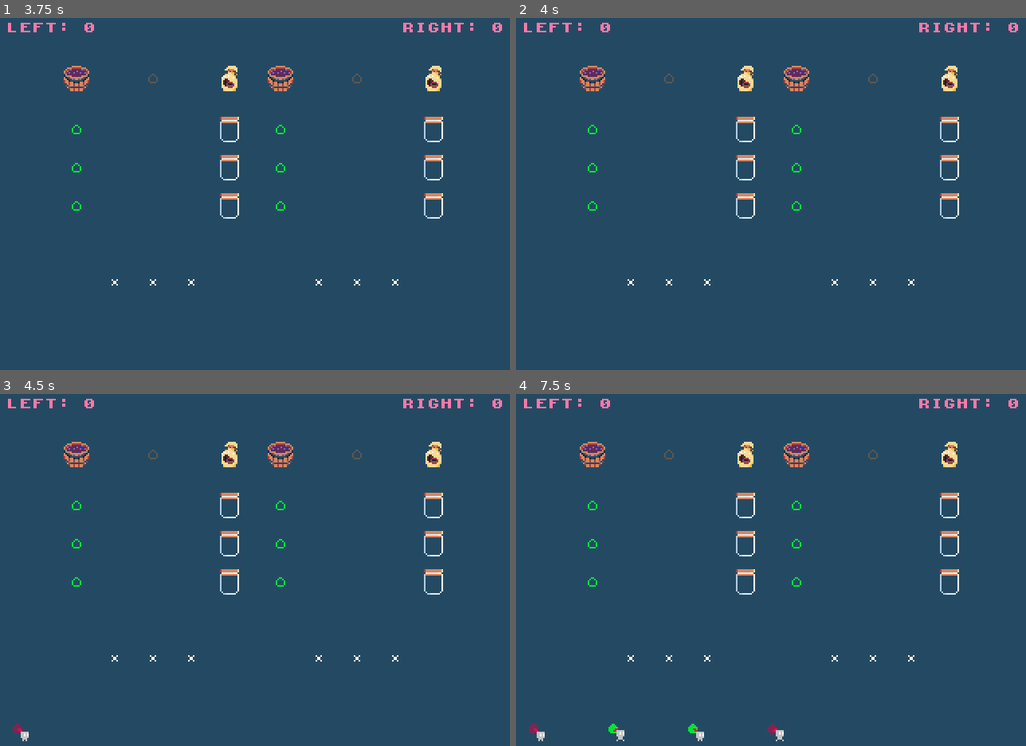
Above: before the commit, frames 1-4 (two rows, left to right).
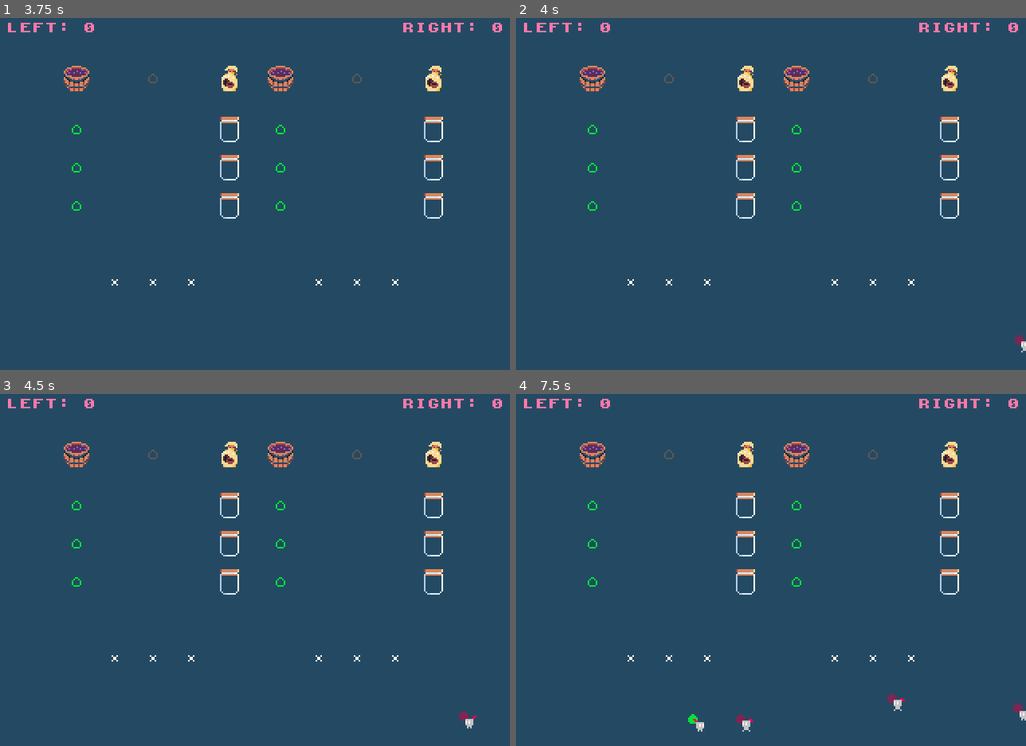
Above: after the commit, the same moments.

Repository: nikolawhallon/over-brewed
Game: Godot game, scene res://scenes/arena.tscn
Same seed, same stepped clock (60 frames per second), same inputs: the game is played once before the commit and once after it. This scene is started directly instead of the project's main scene.
Inputs:
- Up to frame 1 (3.75 s): tap Enter at 0.5, 2, 3.5 s; hold Right 0.53-1.28 s; tap C (connect) at 0.6, 1.35, 2.3, 3.05 s; tap Space at 1.25, 2.75 s; hold Down 1.28-2.03 s; hold Right 2.03-2.78 s; tap T (host_2p) at 2.1 s; hold Up 2.78-3.53 s; tap F (host_4p) at 2.85 s; hold Left from 3.53 s (still down); tap L (leave) at 3.6 s
- Up to frame 2 (4 s): keep holding Left; tap C (connect) at 3.8 s
- Up to frame 3 (4.5 s): keep holding Left; tap 2 (queue_2p) at 4.35 s
- Up to frame 4 (7.5 s): tap C (connect) at 4.55, 5.3, 6.05, 6.6, 7.35 s; release Left at 5.03 s; hold Down 5.03-5.78 s; tap 4 (queue_4p) at 5.1 s; hold Right 5.78-6.53 s; tap S (solo) at 5.85 s; hold Up 6.53-7.28 s; hold Right from 7.28 s (still down)

Frame 1 is identical in both runs. In frame 2, less than 0.1% of the frame differs, in the area x 97-100%, y 90-96%; in frame 3, 0.2%; in frame 4, 0.6%, in the area x 2-100%, y 85-99%.
Error in both runs: Attempt to call function 'get_peer_ids_for_match' in base 'null instance' on a null instance. (res://scenes/helpers/match_visibility.gd:14)

Commit message:
using spawn areas

Diff:
--- a/scenes/arena.gd
+++ b/scenes/arena.gd
@@ -59,9 +59,16 @@
 
 	var customer = load("res://scenes/customer.tscn").instantiate()
 	var desire = "coffee"
+	var spawn_area = $LeftCustomerSpawnArea
+	var target_area = $RightCustomerSpawnArea
 	if randf() > 0.5:
 		desire = "wine"
-	customer.init(Vector2(-320, 96), Vector2(640, 96), desire)
+	if randf() > 0.5:
+		spawn_area = $RightCustomerSpawnArea
+		target_area = $LeftCustomerSpawnArea
+	var initial_global_position = spawn_area.get_random_position()
+	var target = target_area.get_random_position()
+	customer.init(initial_global_position, spawn_area.get_path(), target, desire)
 	$Replicated.add_child(customer, true)
 
 func _on_left_cafe_customer_left(served) -> void:
@@ -109,6 +116,14 @@
 	if len(power_ups) > 0:
 		return
 
+	var spawn_area = $LeftMailmanSpawnArea
+	var target_area = $RightMailmanSpawnArea
+	if randf() > 0.5:
+		spawn_area = $RightMailmanSpawnArea
+		target_area = $LeftMailmanSpawnArea
+	var initial_global_position = spawn_area.get_random_position()
+	var target = target_area.get_random_position()
+
 	var mailman = load("res://scenes/mailman.tscn").instantiate()
-	mailman.init(Vector2(-320, -104), Vector2(640, -104))
+	mailman.init(initial_global_position, spawn_area.get_path(), target)
 	$Replicated.add_child(mailman, true)
--- a/scenes/arena.tscn
+++ b/scenes/arena.tscn
@@ -3,6 +3,13 @@
 [ext_resource type="Script" uid="uid://dn0a8nh72gupb" path="res://scenes/arena.gd" id="1_e05a3"]
 [ext_resource type="LabelSettings" uid="uid://bw7f23l3xceoc" path="res://resources/label_8.tres" id="3_olpmc"]
 [ext_resource type="PackedScene" uid="uid://d30p8sfyml00g" path="res://scenes/cafe.tscn" id="3_xdvfk"]
+[ext_resource type="Script" uid="uid://cybe0m7l7ovpu" path="res://scenes/spawn_area.gd" id="4_xdvfk"]
+
+[sub_resource type="RectangleShape2D" id="RectangleShape2D_olpmc"]
+size = Vector2(16, 16)
+
+[sub_resource type="RectangleShape2D" id="RectangleShape2D_xdvfk"]
+size = Vector2(64, 64)
 
 [node name="Arena" type="Node2D" unique_id=1945760612 groups=["Arena"]]
 script = ExtResource("1_e05a3")
@@ -61,7 +68,47 @@
 wait_time = 10.0
 autostart = true
 
+[node name="LeftMailmanSpawnArea" type="Area2D" parent="." unique_id=821364098]
+position = Vector2(-320, -104)
+collision_layer = 0
+collision_mask = 2
+script = ExtResource("4_xdvfk")
+
+[node name="CollisionShape2D" type="CollisionShape2D" parent="LeftMailmanSpawnArea" unique_id=1065195825]
+shape = SubResource("RectangleShape2D_olpmc")
+
+[node name="RightMailmanSpawnArea" type="Area2D" parent="." unique_id=671862552]
+position = Vector2(320, -104)
+collision_layer = 0
+collision_mask = 2
+script = ExtResource("4_xdvfk")
+
+[node name="CollisionShape2D" type="CollisionShape2D" parent="RightMailmanSpawnArea" unique_id=2050820382]
+shape = SubResource("RectangleShape2D_olpmc")
+
+[node name="LeftCustomerSpawnArea" type="Area2D" parent="." unique_id=1125534182]
+position = Vector2(-320, 88)
+collision_layer = 0
+collision_mask = 2
+script = ExtResource("4_xdvfk")
+
+[node name="CollisionShape2D" type="CollisionShape2D" parent="LeftCustomerSpawnArea" unique_id=303306410]
+shape = SubResource("RectangleShape2D_olpmc")
+
+[node name="RightCustomerSpawnArea" type="Area2D" parent="." unique_id=2030581180]
+position = Vector2(320, 88)
+collision_layer = 0
+collision_mask = 2
+script = ExtResource("4_xdvfk")
+
+[node name="CollisionShape2D" type="CollisionShape2D" parent="RightCustomerSpawnArea" unique_id=1266982680]
+shape = SubResource("RectangleShape2D_xdvfk")
+
 [connection signal="customer_left" from="LeftCafe" to="." method="_on_left_cafe_customer_left"]
 [connection signal="customer_left" from="RightCafe" to="." method="_on_right_cafe_customer_left"]
 [connection signal="timeout" from="CustomerTimer" to="." method="_on_customer_timer_timeout"]
 [connection signal="timeout" from="PowerUpTimer" to="." method="_on_power_up_timer_timeout"]
+[connection signal="body_entered" from="LeftMailmanSpawnArea" to="LeftMailmanSpawnArea" method="_on_body_entered"]
+[connection signal="body_entered" from="RightMailmanSpawnArea" to="RightMailmanSpawnArea" method="_on_body_entered"]
+[connection signal="body_entered" from="LeftCustomerSpawnArea" to="LeftCustomerSpawnArea" method="_on_body_entered"]
+[connection signal="body_entered" from="RightCustomerSpawnArea" to="RightCustomerSpawnArea" method="_on_body_entered"]
--- a/scenes/cafe.tscn
+++ b/scenes/cafe.tscn
@@ -72,6 +72,8 @@
 
 [node name="DeliverySpot" type="Area2D" parent="." unique_id=846556086]
 position = Vector2(0, -104)
+collision_layer = 0
+collision_mask = 2
 
 [node name="CollisionShape2D" type="CollisionShape2D" parent="DeliverySpot" unique_id=652179785]
 shape = SubResource("CircleShape2D_cc1jb")
--- a/scenes/customer.gd
+++ b/scenes/customer.gd
@@ -5,6 +5,7 @@
 @export var direction = Vector2.ZERO
 var target = null
 var cafe_path = NodePath()
+var spawn_area_path = NodePath()
 
 enum State {
 	VOID,
@@ -17,11 +18,22 @@
 @export var state = State.VOID
 @export var desire = ""
 
-func init(initial_global_position, initial_target, initial_desire):
+func init(initial_global_position, initial_spawn_area_path, initial_target, initial_desire):
 	global_position = initial_global_position
+	spawn_area_path = initial_spawn_area_path
 	target = initial_target
 	desire = initial_desire
 	state = State.COMMUTING
+
+func get_opposite_spawn_area_random_position() -> Vector2:
+	var arena = NodeUtils.get_first_ancestor_in_group_for_node(self, "Arena")
+	var left_spawn_area = arena.get_node("LeftCustomerSpawnArea")
+	var right_spawn_area = arena.get_node("RightCustomerSpawnArea")
+
+	if spawn_area_path == left_spawn_area.get_path():
+		return right_spawn_area.get_random_position()
+	else:
+		return left_spawn_area.get_random_position()
 
 func _physics_process(_delta: float) -> void:
 	if state != State.LEAVING and desire == "coffee":
@@ -69,10 +81,6 @@
 	else:
 		direction = Vector2.ZERO
 
-	if global_position.distance_to(Vector2.ZERO) > 480:
-		print("freeing customer")
-		call_deferred("queue_free")
-
 func _on_area_2d_body_entered(body: Node2D) -> void:
 	if not multiplayer.is_server():
 		return
@@ -83,13 +91,13 @@
 			var cafe = get_node(cafe_path)
 			cafe.customer_left.emit(desire)
 			cafe.release_slot(self.get_path())
-			target = Vector2(640, 0)
+			target = get_opposite_spawn_area_random_position()
 			state = State.LEAVING
 		elif body.holding == "newspaper":
 			var cafe = get_node(cafe_path)
 			cafe.customer_left.emit(false)
 			cafe.release_slot(self.get_path())
-			target = Vector2(640, 0)
+			target = get_opposite_spawn_area_random_position()
 			state = State.LEAVING
 
 	if state == State.COMMUTING and body.is_in_group("Barista"):
@@ -117,5 +125,5 @@
 		var cafe = get_node(cafe_path)
 		cafe.customer_left.emit(false)
 		cafe.release_slot(self.get_path())
-	target = Vector2(640, 0)
+	target = get_opposite_spawn_area_random_position()
 	state = State.LEAVING
--- a/scenes/mailman.gd
+++ b/scenes/mailman.gd
@@ -4,9 +4,11 @@
 const SPEED = 50.0
 @export var direction = Vector2.ZERO
 var target = null
+var spawn_area_path = NodePath()
 
-func init(initial_global_position, initial_target):
+func init(initial_global_position, initial_spawn_area_path, initial_target):
 	global_position = initial_global_position
+	spawn_area_path = initial_spawn_area_path
 	target = initial_target
 
 func _physics_process(_delta: float) -> void:
--- a/scenes/mailman.tscn
+++ b/scenes/mailman.tscn
@@ -13,6 +13,8 @@
 properties/0/replication_mode = 1
 
 [node name="Mailman" type="CharacterBody2D" unique_id=2006644110 groups=["Mailman"]]
+collision_layer = 2
+collision_mask = 0
 script = ExtResource("1_ipfhr")
 
 [node name="Sprite2D" type="Sprite2D" parent="." unique_id=1052990195]
--- /dev/null
+++ b/scenes/spawn_area.gd
@@ -0,0 +1,20 @@
+extends Area2D
+
+
+func get_random_position() -> Vector2:
+	var collision_shape = $CollisionShape2D
+	var shape = collision_shape.shape as RectangleShape2D
+	var size = shape.size
+
+	var random_x = randf_range(-size.x / 2, size.x / 2)
+	var random_y = randf_range(-size.y / 2, size.y / 2)
+
+	return global_position + Vector2(random_x, random_y)
+
+func _on_body_entered(body: Node2D) -> void:
+	if not multiplayer.is_server():
+		return
+
+	if body.is_in_group("Customer") or body.is_in_group("Mailman"):
+		if body.spawn_area_path != get_path():
+			body.call_deferred("queue_free")
Not shown, added: scenes/spawn_area.gd.uid
